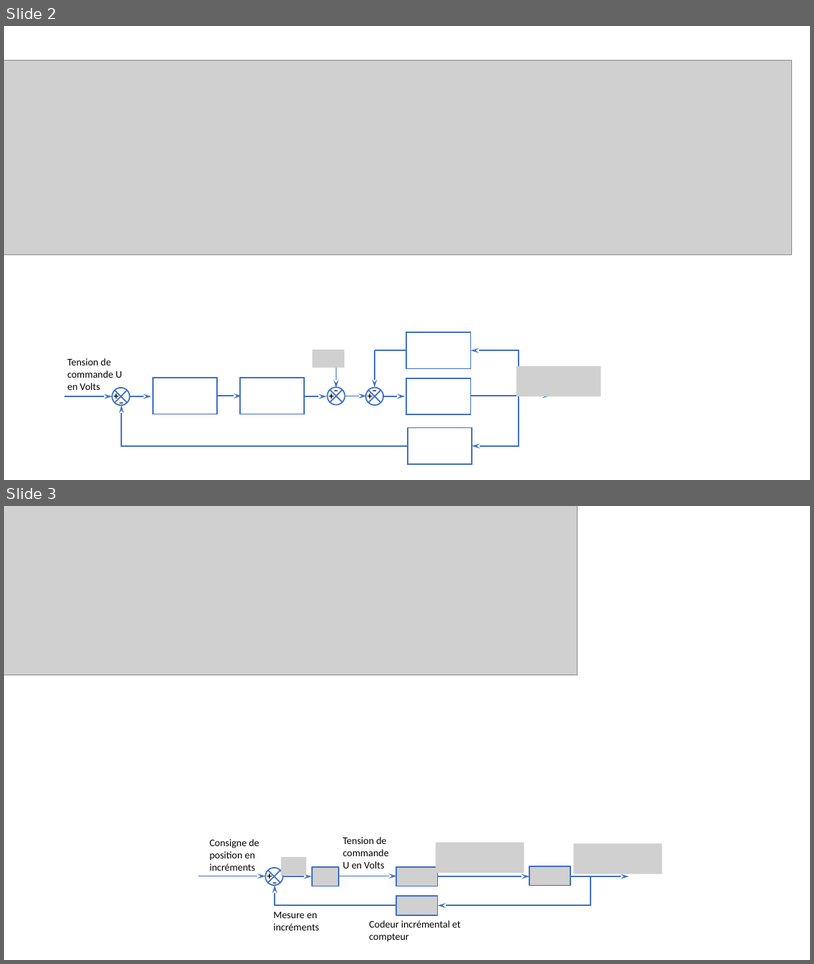
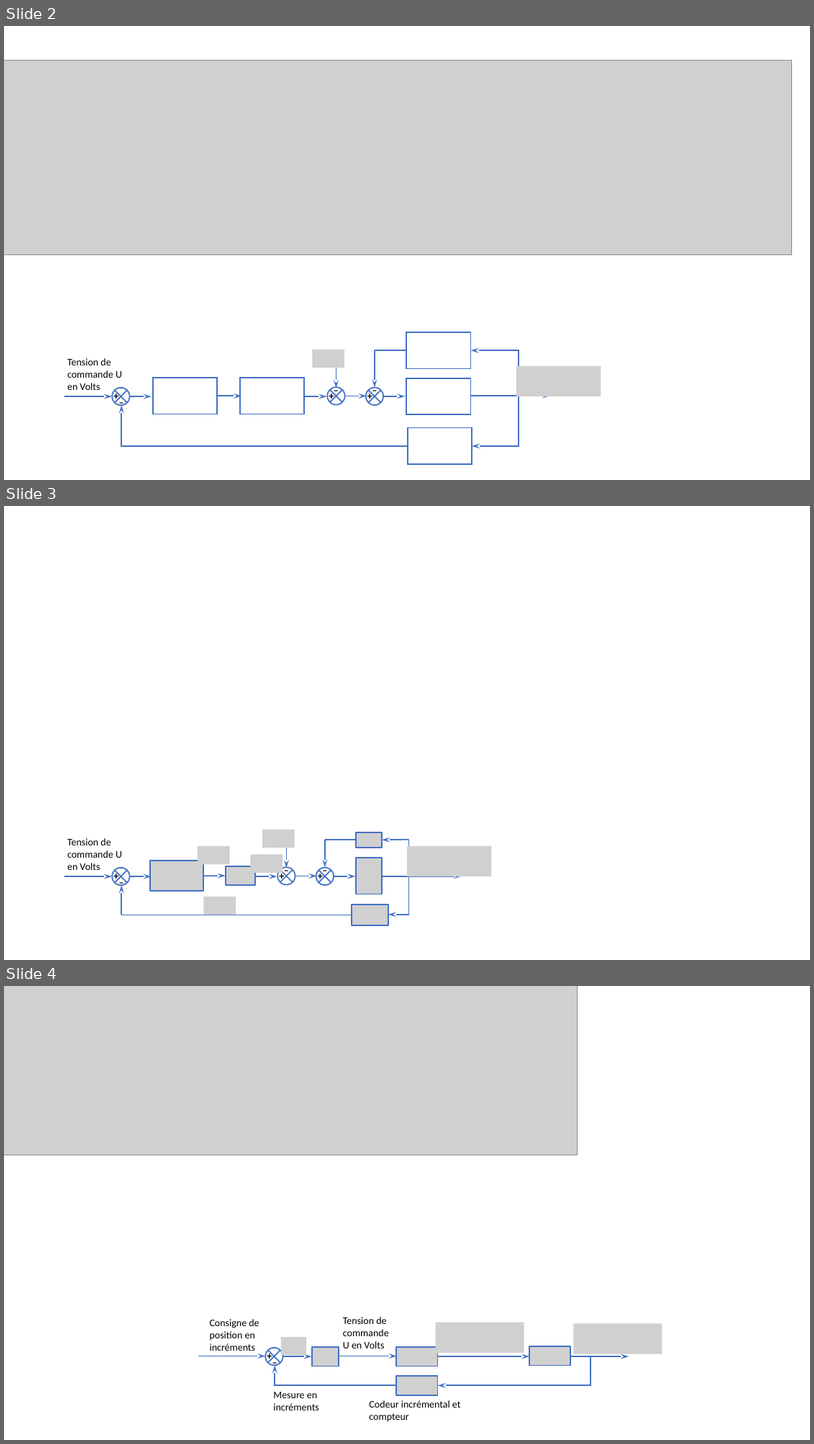
Before and after one commit to xpessoles/Cy_01_PSI_ModelisationLinNonLin, a slide deck: Revisions/Cy_01_TD_Synthese_01_Endoscope/images/figures.pptx. Shown one above the other, each under a label of ours: slides 2 and 3 before the commit, slides 2, 3 and 4 after it. The pictures are 814x964 and 814x1444 pixels, drawn with LibreOffice and Linux fonts; fonts in the diff are those of the drawing; grey boxes stand for pictures. Boxes give left, top, right and bottom in pixels: in the first picture for what was removed or moved away, otherwise in the second. Text is boxed around its words. In the diff, an @@ line names an element or a change of style, - is before the commit and + after.

```diff
--- a/Revisions/Cy_01_TD_Synthese_01_Endoscope/images/figures.pptx
+++ b/Revisions/Cy_01_TD_Synthese_01_Endoscope/images/figures.pptx
@@ slide 3 added at bbox=[4, 506, 810, 960], background #FFFFFF @@
@@ picture added at bbox=[263, 829, 295, 847] @@
@@ text added at bbox=[67, 838, 122, 870], 12 pt, text #000000 @@
+Tension de commande U en Volts
@@ picture added at bbox=[198, 846, 229, 864] @@
@@ arrow added from (286, 833) to (286, 867), #4472C4 1.5 pt @@
@@ line added from (325, 840) to (357, 840), #4472C4 1.5 pt @@
@@ arrow added from (325, 840) to (325, 867), #4472C4 1.5 pt @@
@@ picture added at bbox=[357, 832, 382, 847] @@
@@ arrow added from (409, 839) to (382, 840), #4472C4 1.5 pt @@
@@ picture added at bbox=[407, 846, 492, 876] @@
@@ line added from (409, 840) to (409, 914), #4472C4 1.5 pt @@
@@ picture added at bbox=[150, 860, 203, 890] @@
@@ picture added at bbox=[226, 866, 256, 885] @@
@@ picture added at bbox=[251, 854, 283, 872] @@
@@ group added at bbox=[272, 860, 317, 885]: 2 texts, 1 flow chart summing junction, 1 arrow @@
++
+–
@@ group added at bbox=[310, 861, 355, 885]: 2 texts, 1 flow chart summing junction, 1 arrow @@
++
+–
@@ picture added at bbox=[357, 857, 382, 894] @@
@@ arrow added from (64, 876) to (112, 876), #4472C4 1.5 pt @@
@@ group added at bbox=[106, 867, 152, 915]: 2 arrows, 2 texts, 1 flow chart summing junction @@
++
+–
@@ arrow added from (203, 875) to (226, 875), #4472C4 1.5 pt @@
@@ arrow added from (255, 876) to (278, 876), #4472C4 1.5 pt @@
@@ arrow added from (382, 876) to (462, 876), #4472C4 1.5 pt @@
@@ line added from (121, 915) to (352, 915), #4472C4 1.5 pt @@
@@ picture added at bbox=[203, 896, 236, 914] @@
@@ picture added at bbox=[352, 904, 388, 924] @@
@@ arrow added from (409, 914) to (388, 914), #4472C4 1.5 pt @@
@@ what was slide 3 is now slide 4 @@
```
Also in this commit, not shown: 4 other files.
